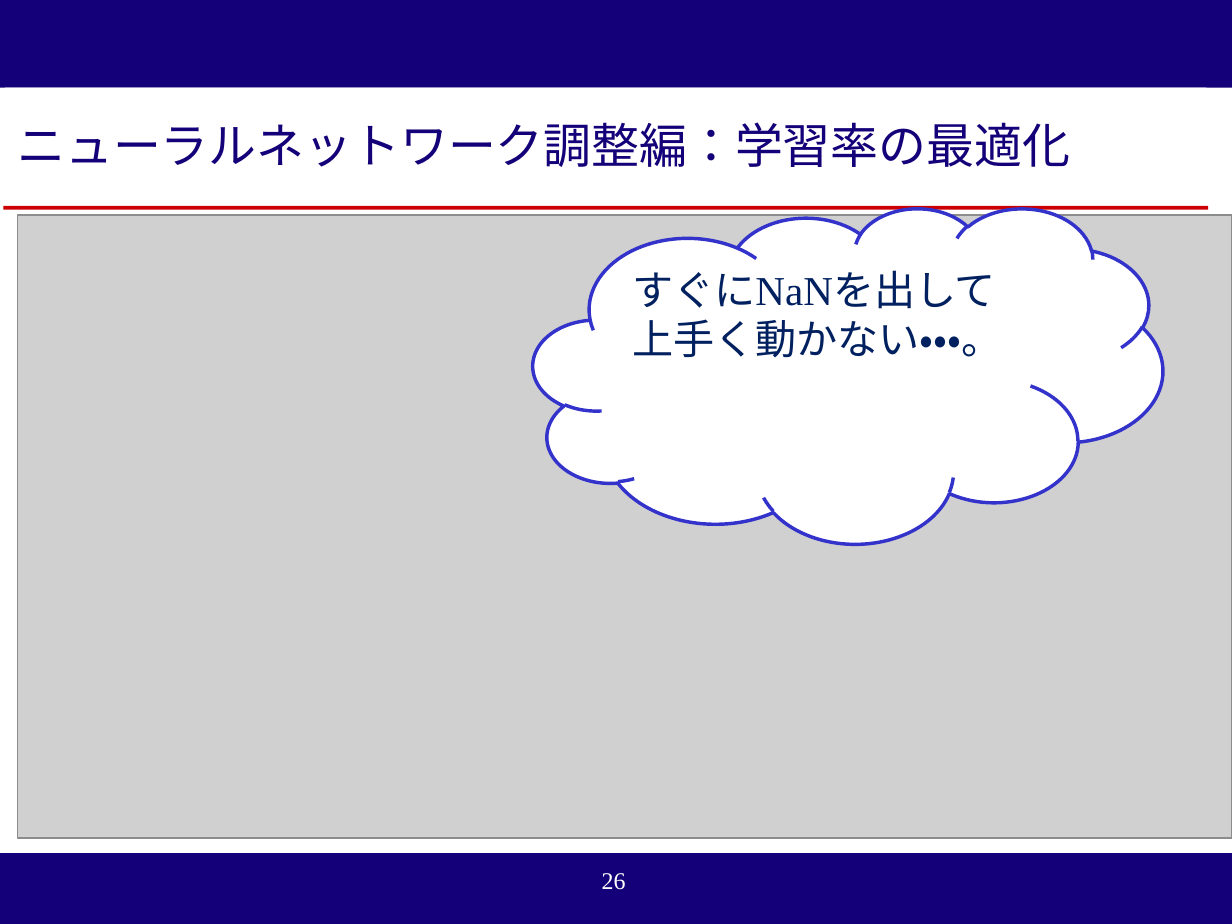
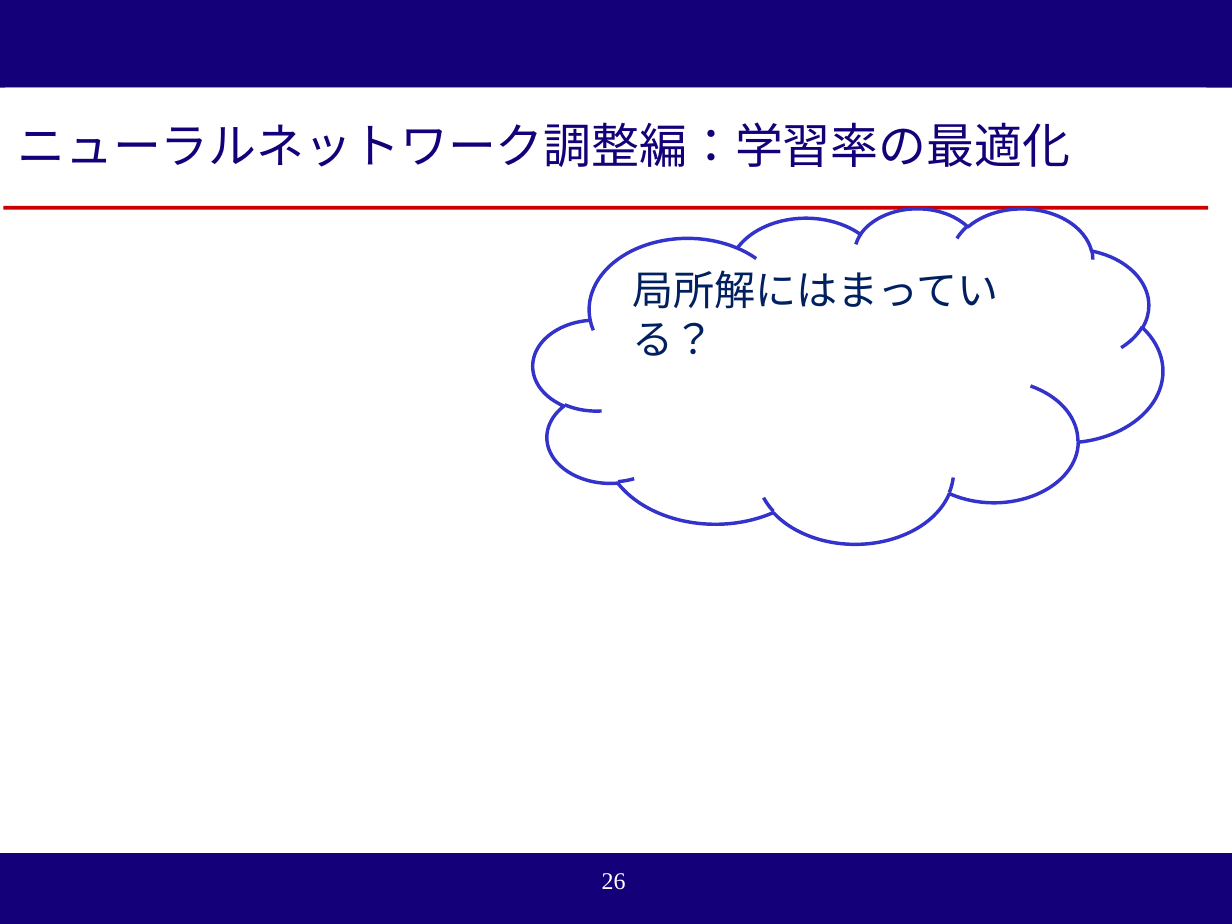
Before and after one commit to reversi-ir/ai-program, a slide deck: slide 26 of reversi-ai/result/オセロAI_技術アカデミー用説明資料.pptx. Drawn at 1232x924 pixels with LibreOffice and Linux fonts; fonts in the diff are those of the drawing; grey boxes stand for pictures; background and template pictures are left out. Boxes give left, top, right and bottom in pixels: in the first picture for what was removed or moved away, otherwise in the second. Text is boxed around its words. In the diff, an @@ line names an element or a change of style, - is before the commit and + after.

Commit message:
パワポ更新

```diff
--- a/reversi-ai/result/オセロAI_技術アカデミー用説明資料.pptx
+++ b/reversi-ai/result/オセロAI_技術アカデミー用説明資料.pptx
@@ picture removed at box(17, 214, 1232, 838) @@
@@ text in cloud at box(632, 270, 998, 356): text changed @@
-すぐにNaNを出して
-上手く動かない・・・。
+局所解にはまっている？
```
